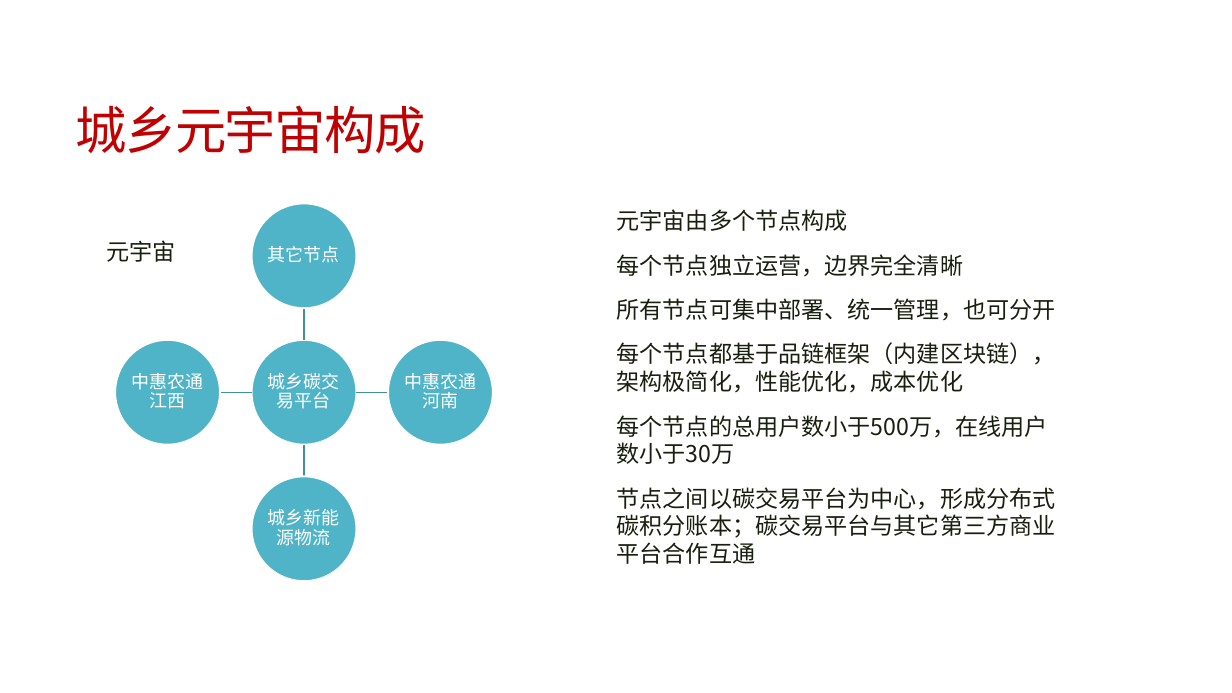
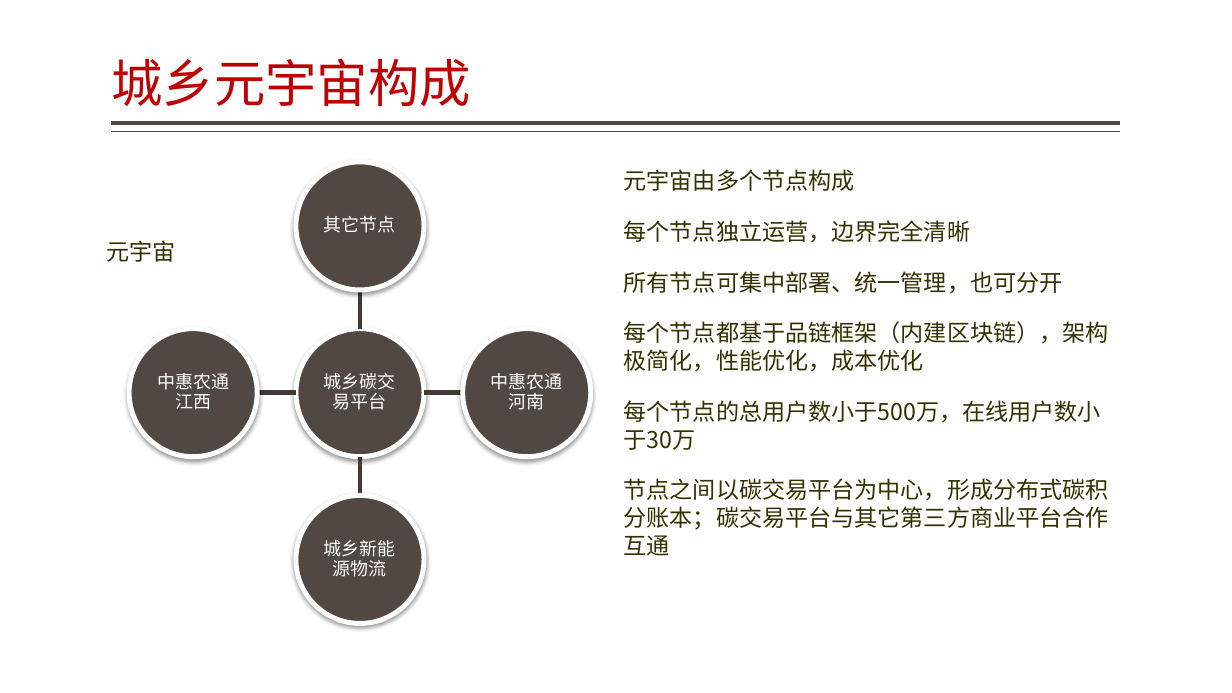
Before and after one commit to jzgi/chainsmart, a slide deck: slide 2 of Docs/品链供销平台.pptx. Drawn at 1232x693 pixels with LibreOffice and Linux fonts; fonts in the diff are those of the drawing. Boxes give left, top, right and bottom in pixels: in the first picture for what was removed or moved away, otherwise in the second. Text is boxed around its words. In the diff, an @@ line names an element or a change of style, - is before the commit and + after.

```diff
--- a/Docs/品链供销平台.pptx
+++ b/Docs/品链供销平台.pptx
@@ title "城乡元宇宙构成": place and size @@
-title "城乡元宇宙构成" at <box>76,105,426,153</box>
+title "城乡元宇宙构成" at <box>112,58,471,106</box>
@@ title "城乡元宇宙构成" at <box>112,58,471,106</box>: letter spacing -1.2 to 0 pt; line spacing 0.85 to 0.9; vertical alignment middle to bottom @@
@@ line added from (1121, 123) to (112, 123), #514843 3 pt @@
@@ line added from (1121, 132) to (112, 132), #514843 1 pt @@
@@ ellipse: place and size @@
-ellipse at <box>251,203,356,308</box>
+ellipse at <box>296,162,424,290</box>
@@ text "元宇宙由多个节点构成": place and size @@
-text "元宇宙由多个节点构成" at <box>617,209,1056,564</box>
+text "元宇宙由多个节点构成" at <box>624,169,1109,556</box>
@@ text "元宇宙由多个节点构成" at <box>624,169,1109,556</box>: text colour #191F0F to #323200; more space between paragraphs @@
@@ text "其它节点": place and size @@
-text "其它节点" at <box>268,246,340,263</box>
+text "其它节点" at <box>324,216,396,233</box>
@@ text "元宇宙" at <box>106,240,175,262</box>: text colour #191F0F to #323200 @@
@@ freeform shape: place and size @@
-freeform shape at <box>302,309,306,340</box>
+freeform shape at <box>358,290,363,329</box>
@@ ellipse: place and size @@
-ellipse at <box>116,340,220,445</box>
+ellipse at <box>129,329,258,457</box>
@@ ellipse: place and size @@
-ellipse at <box>251,340,356,445</box>
+ellipse at <box>296,329,424,457</box>
@@ ellipse: place and size @@
-ellipse at <box>388,340,493,445</box>
+ellipse at <box>463,329,592,457</box>
@@ text "中惠农通江西": place and size @@
-text "中惠农通江西" at <box>132,373,204,409</box>
+text "中惠农通江西" at <box>157,373,229,410</box>
@@ text "城乡碳交易平台": place and size @@
-text "城乡碳交易平台" at <box>268,373,340,409</box>
+text "城乡碳交易平台" at <box>324,373,396,410</box>
@@ text "中惠农通河南": place and size @@
-text "中惠农通河南" at <box>404,373,476,409</box>
+text "中惠农通河南" at <box>491,373,563,410</box>
@@ freeform shape: place and size @@
-freeform shape at <box>220,390,251,394</box>
+freeform shape at <box>257,390,296,395</box>
@@ freeform shape: place and size @@
-freeform shape at <box>357,390,388,394</box>
+freeform shape at <box>424,390,463,395</box>
@@ outline #4090A0 1 pt to #413A36 3.78 pt in 4 elements at <box>257,390,296,395</box>, <box>424,390,463,395</box>, <box>358,290,363,329</box>, <box>358,457,363,496</box> @@
@@ freeform shape: place and size @@
-freeform shape at <box>302,445,306,476</box>
+freeform shape at <box>358,457,363,496</box>
@@ fill #50B4C8 to #514843; outline #FFFFFF 1.5 pt to #FFFFFF 3.82 pt; shadow on in 5 elements at <box>129,329,258,457</box>, <box>296,329,424,457</box>, <box>463,329,592,457</box>, <box>296,162,424,290</box>, <box>296,495,424,624</box> @@
@@ ellipse: place and size @@
-ellipse at <box>251,477,356,581</box>
+ellipse at <box>296,495,424,624</box>
@@ text "城乡新能源物流": place and size @@
-text "城乡新能源物流" at <box>268,509,340,546</box>
+text "城乡新能源物流" at <box>324,540,396,577</box>
```
Also in this commit, not shown: 24 other slides changed, 2 slides added, 11 other files.
